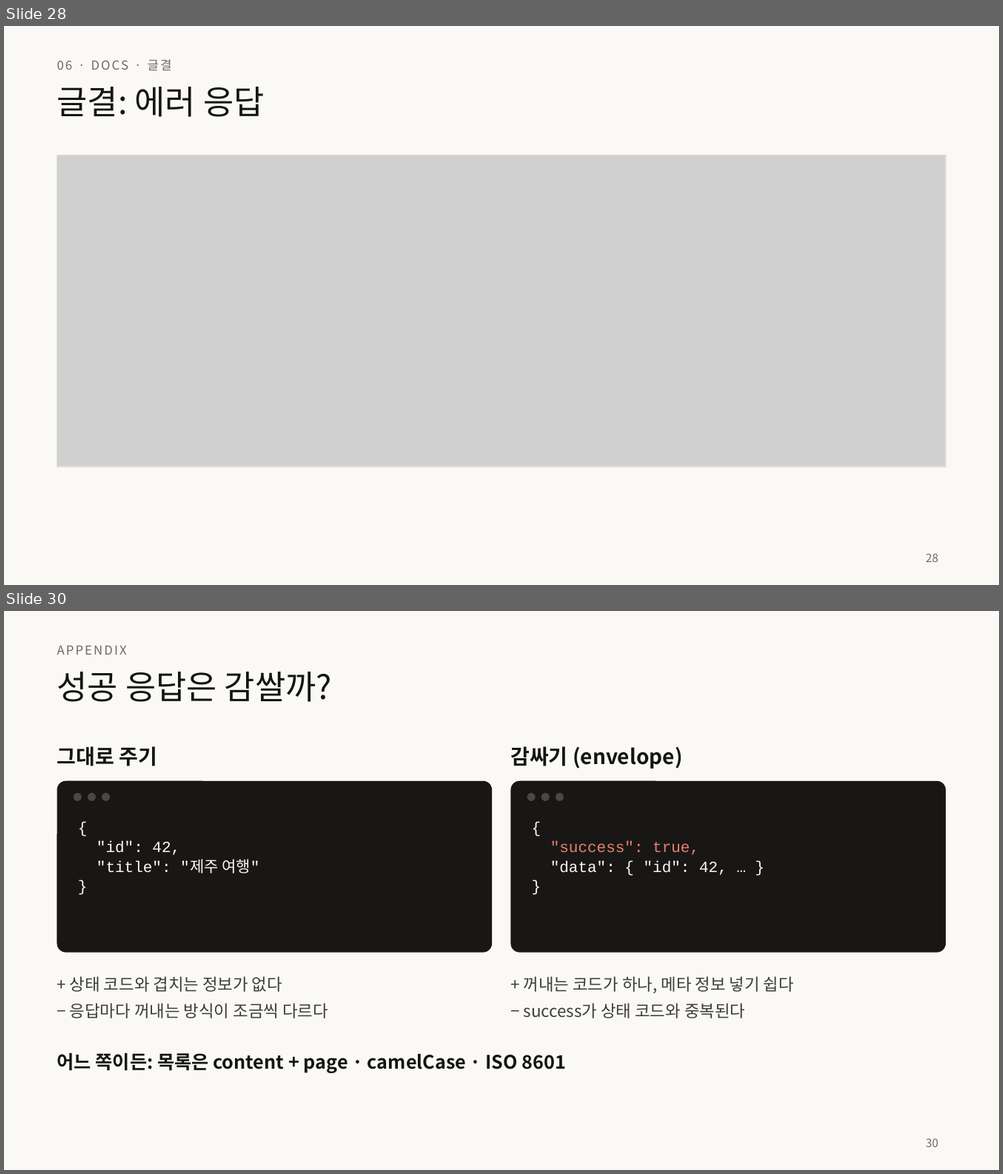
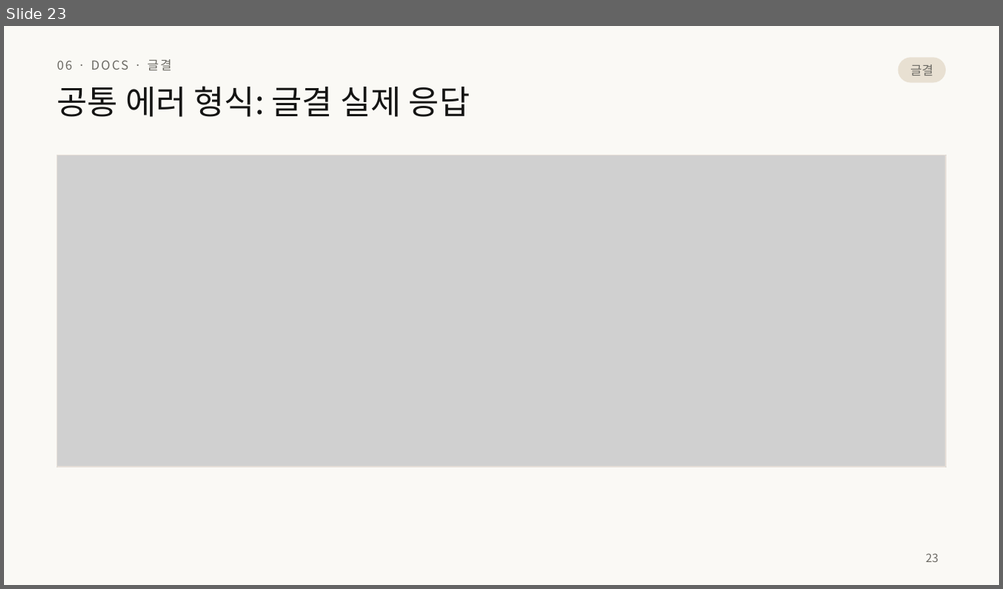
Before and after one commit to home-blog/docs-RESTful, a slide deck: 발표/RESTful-API-설계.pptx. Shown one above the other, each under a label of ours: slides 28 and 30 before the commit, slide 23 after it; the slides between them are not shown. The pictures are 1003x1174 and 1003x589 pixels, drawn with LibreOffice and Linux fonts; fonts in the diff are those of the drawing; grey boxes stand for pictures. Boxes give left, top, right and bottom in pixels: in the first picture for what was removed or moved away, otherwise in the second. Text is boxed around its words. In the diff, an @@ line names an element or a change of style, - is before the commit and + after.

```diff
--- a/발표/RESTful-API-설계.pptx
+++ b/발표/RESTful-API-설계.pptx
@@ slide 30 removed at (x1=4, y1=611, x2=999, y2=1170), background #FAF9F5 @@
@@ text removed at (x1=57, y1=645, x2=127, y2=655) @@
-APPENDIX
@@ title removed at (x1=57, y1=672, x2=332, y2=702) @@
-성공 응답은 감쌀까?
@@ text removed at (x1=57, y1=746, x2=157, y2=766) @@
-그대로 주기
@@ text removed at (x1=510, y1=746, x2=682, y2=769) @@
-감싸기 (envelope)
@@ rounded rectangle removed at (x1=57, y1=781, x2=492, y2=953) @@
@@ rounded rectangle removed at (x1=511, y1=781, x2=945, y2=953) @@
@@ ellipse removed at (x1=74, y1=793, x2=82, y2=801) @@
@@ ellipse removed at (x1=88, y1=793, x2=96, y2=801) @@
@@ ellipse removed at (x1=102, y1=793, x2=110, y2=801) @@
@@ ellipse removed at (x1=527, y1=793, x2=535, y2=801) @@
@@ ellipse removed at (x1=541, y1=793, x2=549, y2=801) @@
@@ ellipse removed at (x1=555, y1=793, x2=563, y2=801) @@
@@ text removed at (x1=96, y1=841, x2=259, y2=874) @@
-{
-"id": 42,
-"title": "제주 여행"
-}
@@ text removed at (x1=550, y1=841, x2=727, y2=875) @@
-{
-"success": true,
-"data": { "id": 42, … }
-}
@@ text removed at (x1=70, y1=977, x2=328, y2=1019) @@
-+ 상태 코드와 겹치는 정보가 없다
-− 응답마다 꺼내는 방식이 조금씩 다르다
@@ text removed at (x1=523, y1=977, x2=794, y2=1019) @@
-+ 꺼내는 코드가 하나, 메타 정보 넣기 쉽다
-− success가 상태 코드와 중복된다
@@ text removed at (x1=57, y1=1054, x2=566, y2=1073) @@
-어느 쪽이든: 목록은 content + page · camelCase · ISO 8601
@@ page number removed at (x1=925, y1=1139, x2=938, y2=1147) @@
-30
@@ what was slide 28 is now slide 23 @@
@@ slide 23 changed as well @@
@@ rounded rectangle added at (x1=898, y1=57, x2=945, y2=83), fill #E8E0D2 @@
@@ text added at (x1=910, y1=64, x2=933, y2=76), 12 pt, text #6C6A64 @@
+글결
@@ title at (x1=57, y1=86, x2=469, y2=117): text changed @@
-글결: 에러 응답
+공통 에러 형식: 글결 실제 응답
@@ page number at (x1=925, y1=554, x2=938, y2=562): text changed @@
-28
+23
```
Also in this commit, not shown: 10 other slides changed, 23 slides added, 22 other slides removed, 4 other files.
